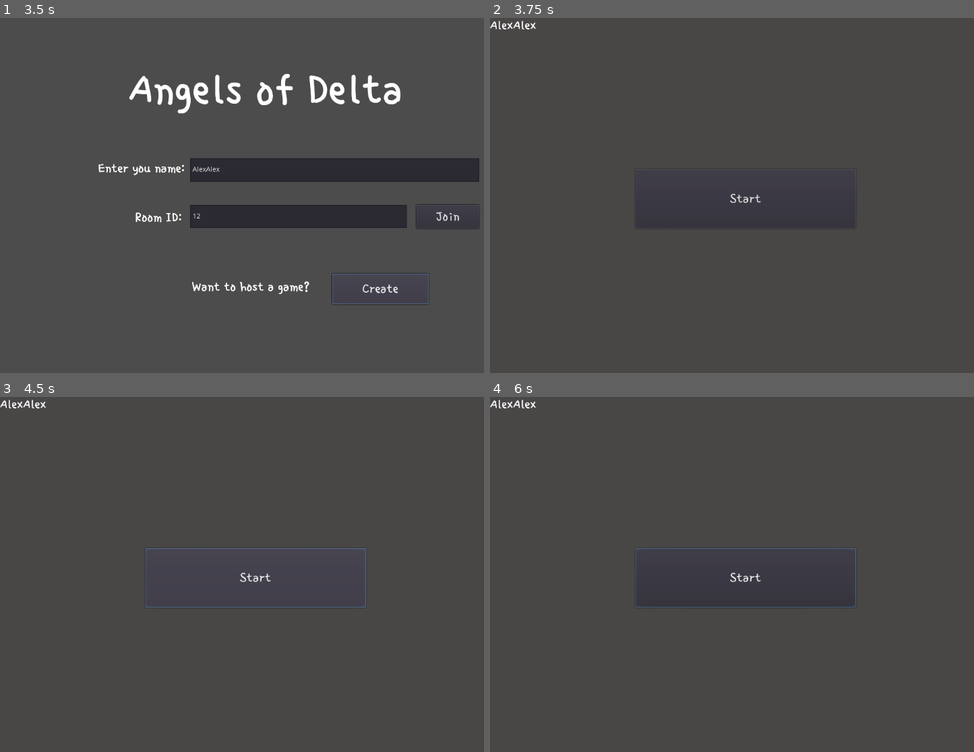
Above: before the commit, frames 1-4 (two rows, left to right).
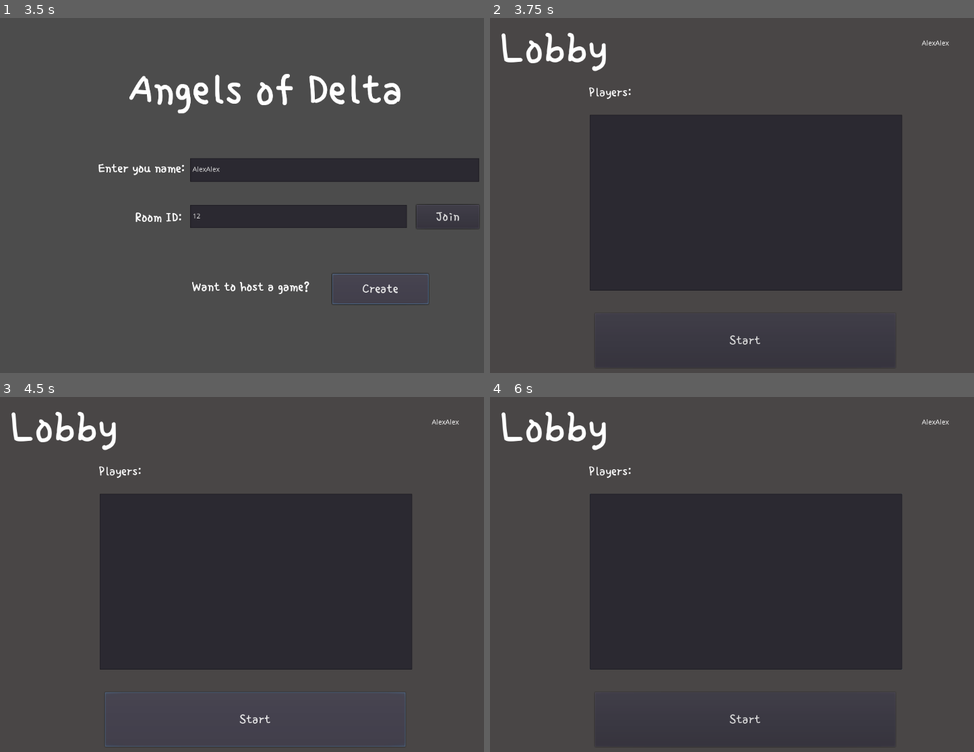
Above: after the commit, the same moments.

Repository: askoki160/angels-of-delta
Game: Godot game, scene res://Scenes/StartScene.tscn
The game is run twice, just before and just after one commit, with the same random seed, the same clock (stepped at 60 frames per second) and the same inputs.
Inputs (mouse positions are in pixels of both pictures, inside the frame that each line leads up to):
- Up to frame 1 (3.5 s): click (333, 170) at 0.52 s; type "Alex" at 0.6 s; click (300, 216) at 0.75 s; type "12" at 0.83 s; click (333, 170) at 0.98 s; type "Alex" at 1.07 s; click "Create" at 1.25 s; click "Create" at 2 s; click "Create" at 2.75 s
- Up to frame 2 (3.75 s): click "Join" at 3.5 s
- Up to frame 3 (4.5 s): click "Start" at 4.25 s
- Up to frame 4 (6 s): click "Start" at 5 s; click "Create" at 5.75 s

Frame 1 is identical in both runs. In frame 2, 25% of the frame differs, in the area x 0-95%, y 0-93%; in frame 3, 33%, in the area x 0-95%, y 0-99%; in frame 4, 25%.

Commit message:
Changed Lobby Scene

Diff:
--- a/Scenes/LobbyScene.tscn
+++ b/Scenes/LobbyScene.tscn
@@ -1,12 +1,14 @@
-[gd_scene load_steps=3 format=2]
+[gd_scene load_steps=4 format=2]
 
 [ext_resource path="res://assets/fonts/single_day_dynamic.tres" type="DynamicFont" id=1]
 [ext_resource path="res://Scripts/Lobby.gd" type="Script" id=2]
+[ext_resource path="res://assets/fonts/single_day_large.tres" type="DynamicFont" id=3]
 
 [node name="Node2D" type="Node2D"]
 script = ExtResource( 2 )
 
 [node name="ColorRect" type="ColorRect" parent="."]
+margin_top = -6.10352e-05
 margin_right = 1117.0
 margin_bottom = 796.0
 color = Color( 0.289062, 0.276642, 0.276642, 1 )
@@ -14,21 +16,54 @@
 "_edit_use_anchors_": false
 }
 
-[node name="AllPlayers" type="Label" parent="."]
-margin_right = 1117.0
-margin_bottom = 197.0
-custom_fonts/font = ExtResource( 1 )
+[node name="TitleLabel" type="Label" parent="."]
+margin_left = 21.4282
+margin_top = 11.6881
+margin_right = 347.428
+margin_bottom = 130.688
+custom_fonts/font = ExtResource( 3 )
+text = "Lobby"
 __meta__ = {
 "_edit_use_anchors_": false
 }
 
-[node name="Button" type="Button" parent="."]
-margin_left = 302.0
-margin_top = 313.505
-margin_right = 760.0
-margin_bottom = 436.505
+[node name="StartButton" type="Button" parent="."]
+margin_left = 218.0
+margin_top = 613.0
+margin_right = 842.0
+margin_bottom = 726.0
 custom_fonts/font = ExtResource( 1 )
 text = "Start"
 __meta__ = {
 "_edit_use_anchors_": false
 }
+
+[node name="PlayerList" type="ItemList" parent="."]
+margin_left = 207.0
+margin_top = 200.804
+margin_right = 856.0
+margin_bottom = 565.804
+select_mode = 1
+__meta__ = {
+"_edit_use_anchors_": false
+}
+
+[node name="PlayersLabel" type="Label" parent="."]
+margin_left = 205.385
+margin_top = 138.549
+margin_right = 393.385
+margin_bottom = 179.549
+custom_fonts/font = ExtResource( 1 )
+text = "Players:"
+__meta__ = {
+"_edit_use_anchors_": false
+}
+
+[node name="AllPlayers" type="Label" parent="."]
+margin_left = 896.532
+margin_top = 46.317
+margin_right = 1047.53
+margin_bottom = 207.317
+__meta__ = {
+"_edit_use_anchors_": false
+}
